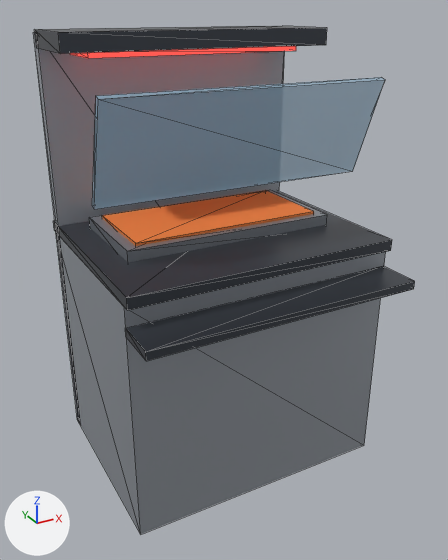
One commit to the glTF model public/models/serving_counter.glb: the scene before it, then after it.
Before and after are seen from a 50 mm lens placed at (-1.03, -1.839, 1.678), pointed at (-0.01, 0.014, 0.751). The lights are fixed; the arrows at lower left show +X, +Y and +Z. The first picture is the older version. Mesh edges are drawn as thin lines. Where no turn or scale is listed for an object, it has been applied to the vertices. Vertices at exactly the same position are counted once.

The first picture shows 'serving_counter_mesh'.
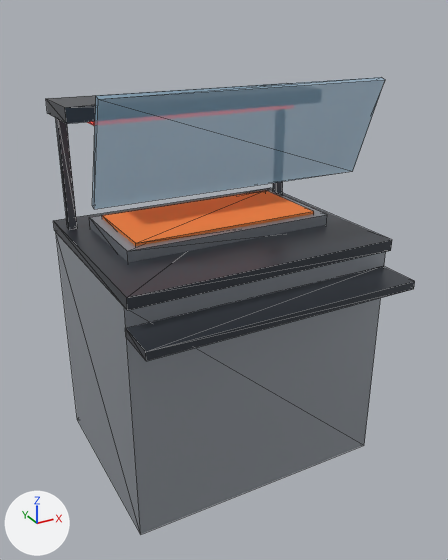
Boxes [x1, y1, x2, y2] around the edits, measured in the pictures (448 x 560 px):
```json
{"object": "serving_counter_mesh", "change": "reshaped", "before": [33, 26, 415, 534], "after": [46, 77, 415, 534], "on screen": "10% shorter"}
{"part": 1, "of": "me_serving_counter_mesh", "change": "added", "after": [273, 182, 283, 195], "on screen": "mostly hidden"}
{"part": 2, "of": "me_serving_counter_mesh", "change": "cut back", "before": [33, 26, 327, 425], "after": [46, 83, 285, 230]}
```

The change, as JSON lines over the scene's bpy script:
```json
{"op": "add", "block": "mat_metal_r0_85_m0_0_e0_0", "code": ["mat_metal_r0_85_m0_0_e0_0 = principled_material('metal_r0.85_m0.0_e0.0')", "mat_metal_r0_85_m0_0_e0_0.base_color = (0.0685, 0.0782, 0.0953)  # dark grey #4a4f57", "mat_metal_r0_85_m0_0_e0_0.roughness = 0.85"]}
{"block": "me_serving_counter_mesh", "where": "# used by ob_serving_counter_mesh; location = (0.0, 0.0, 0.0)"}
{"op": "remove", "block": "me_serving_counter_mesh", "code": "me_serving_counter_mesh.from_pydata(...)  # 70 vertices, 108 faces; spans x -0.5..0.5, y -0.43..0.5, z 0.0..1.61"}
{"op": "add", "block": "me_serving_counter_mesh", "code": "me_serving_counter_mesh.from_pydata(...)  # 80 vertices, 120 faces; spans x -0.5..0.5, y -0.43..0.5, z 0.0..1.46"}
{"block": "me_serving_counter_mesh", "change": "me_serving_counter_mesh part 1: a new loose piece, a box spanning x 0.445..0.475, y 0.365..0.395, z 0.92..1.34, in mat_metal_r0_85_m0_0_e0_0 (dark grey #4a4f57)"}
{"block": "me_serving_counter_mesh", "change": "me_serving_counter_mesh part 2"}
{"block": "me_serving_counter_mesh", "change": "12 vertices are removed from x -0.5..0.5, y 0.2..0.47, z 0.0..1.6"}
{"block": "me_serving_counter_mesh", "change": "24 faces are deleted"}
{"block": "me_serving_counter_mesh", "change": "10 vertices move from x -0.5..0.5, y 0.15..0.45, z 1.55..1.61 to x -0.5..0.5, y 0.16..0.4, z 1.34..1.39"}
{"block": "me_serving_counter_mesh", "change": "6 vertices are added at (-0.47, 0.37, 0.92), (-0.45, 0.37, 0.92), (-0.45, 0.37, 1.34), (-0.47, 0.39, 0.92), (-0.45, 0.39, 0.92), (-0.45, 0.39, 1.34)"}
{"block": "me_serving_counter_mesh", "change": "12 new faces join them, mat_metal_r0_85_m0_0_e0_0 (dark grey #4a4f57)"}
{"block": "me_serving_counter_mesh", "change": "other edits to the shape of me_serving_counter_mesh do not show in these pictures"}
{"op": "remove", "block": "me_serving_counter_mesh", "code": "me_serving_counter_mesh.materials.append(mat_metal_light_r0_5_m0_4_e0_0)  # grey #a7adb5"}
{"op": "add", "block": "me_serving_counter_mesh", "code": "me_serving_counter_mesh.materials.append(mat_metal_r0_85_m0_0_e0_0)  # dark grey #4a4f57"}
```
